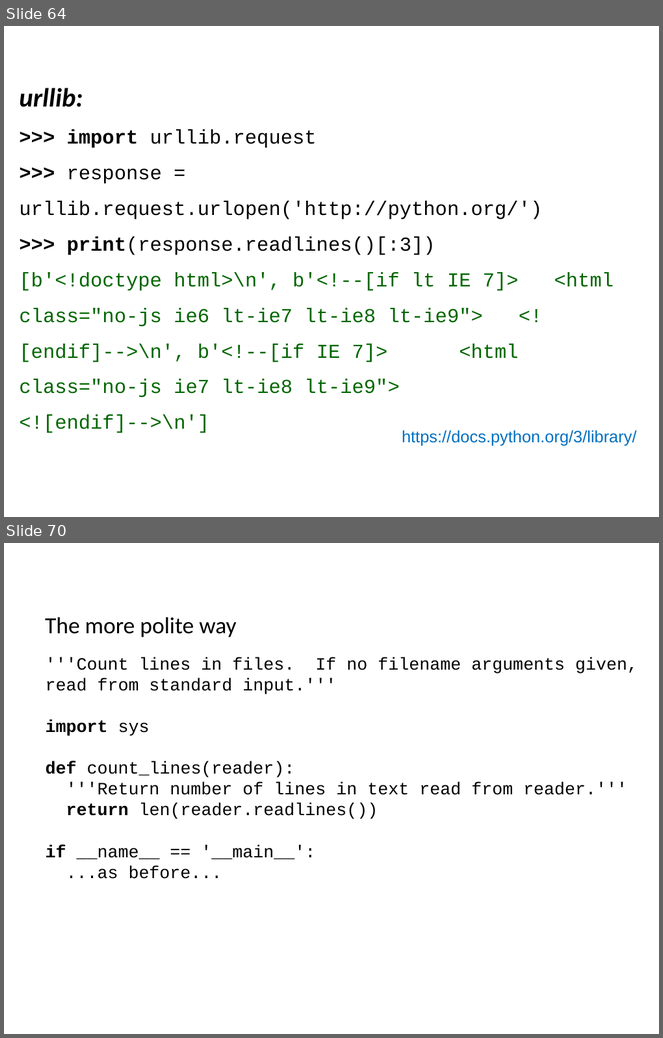
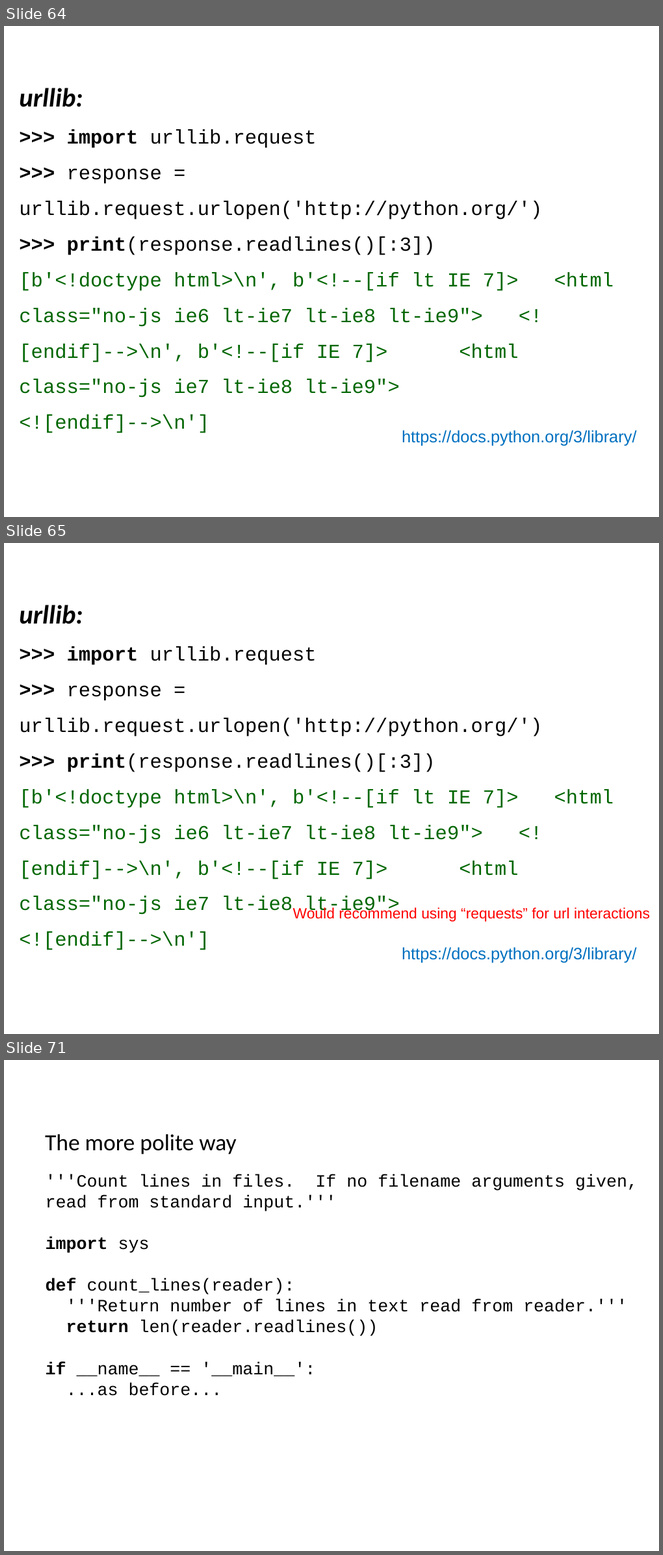
Before and after one commit to ncasuk/ncas-isc, a slide deck: python/presentations/learning_python/16_lib.pptx. Shown one above the other, each under a label of ours: slides 64 and 70 before the commit, slides 64, 65 and 71 after it; the slides between them are not shown. The pictures are 663x1038 and 663x1555 pixels, drawn with LibreOffice and Linux fonts; fonts in the diff are those of the drawing; background and template pictures are left out. Boxes give left, top, right and bottom in pixels: in the first picture for what was removed or moved away, otherwise in the second. Text is boxed around its words. In the diff, an @@ line names an element or a change of style, - is before the commit and + after.

```diff
--- a/python/presentations/learning_python/16_lib.pptx
+++ b/python/presentations/learning_python/16_lib.pptx
@@ slide 65 added at (x1=4, y1=543, x2=659, y2=1034), background picture (left out) @@
@@ text added at (x1=19, y1=605, x2=542, y2=951), 24 pt, text #006600 @@
+urllib:
+>>> import urllib.request
+>>> response = urllib.request.urlopen('http://python.org/')
+>>> print(response.readlines()[:3])
+[b'<!doctype html>\n', b'<!--[if lt IE 7]> <html class="no-js ie6 lt-ie7 lt-ie8 lt-ie9"> <![endif]-->\n', b'<!--[if IE 7]> <html class="no-js ie7 lt-ie8 lt-ie9">
+<![endif]-->\n']
@@ text added at (x1=293, y1=906, x2=650, y2=922), 18 pt, text #FF0000 @@
+Would recommend using “requests” for url interactions
@@ text added at (x1=402, y1=947, x2=637, y2=963), 20 pt, text #0070C0 @@
+https://docs.python.org/3/library/
@@ what was slide 70 is now slide 71 @@
```
Also in this commit, not shown: 8 slides changed, 1 other file.
